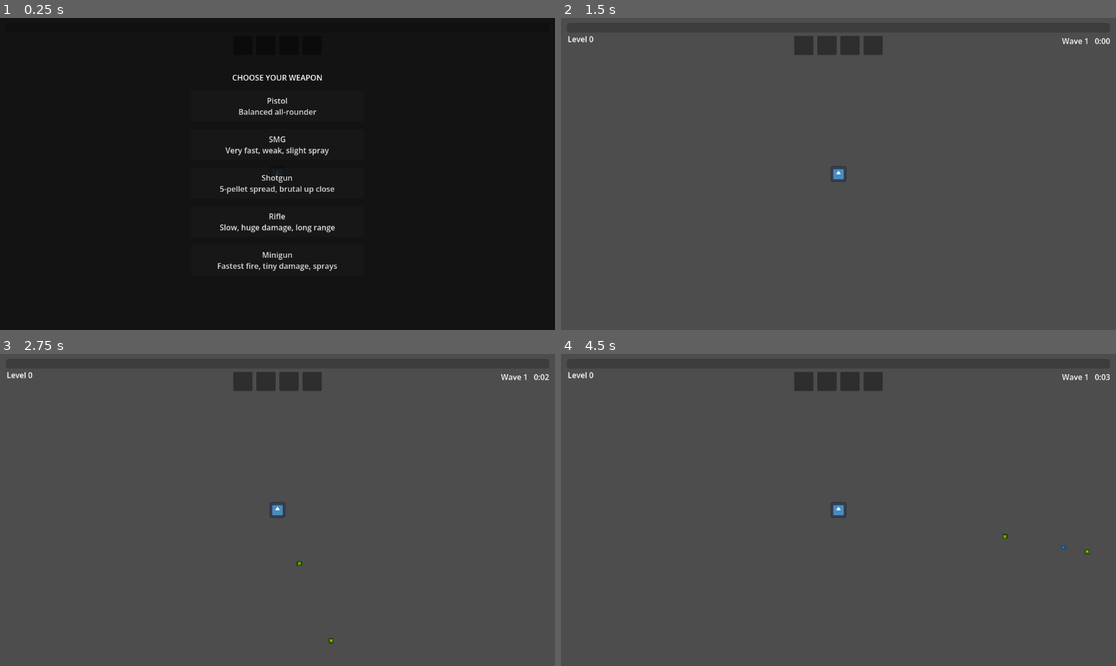
Above: before the commit, frames 1-4 (two rows, left to right).
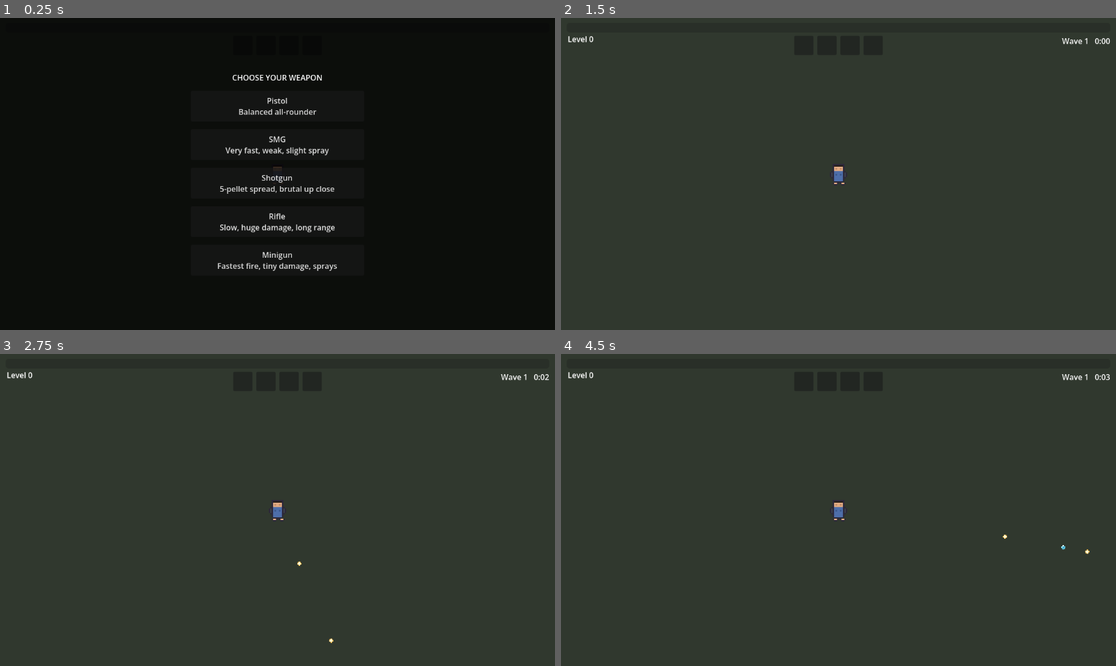
Above: after the commit, the same moments.

Repository: Garry-Systems/the-dead-shift
Game: Godot game, scene res://scenes/Main.tscn
The game is run twice, just before and just after one commit, with the same random seed, the same clock (stepped at 60 frames per second) and the same inputs. The engine's default icon, where the game draws it, is replaced by a stand-in: a white triangle on a blue panel in a dark square.
Inputs (mouse positions are in pixels of both pictures, inside the frame that each line leads up to):
- Up to frame 1 (0.25 s): no input
- Up to frame 2 (1.5 s): click "Pistol Balanced all-rounder" at 0.5 s; tap Enter at 1.25 s; move the mouse to (960, 158) at 1.27 s; hold D from 1.28 s (still down); click (960, 158) at 1.42 s
- Up to frame 3 (2.75 s): release D at 2 s; tap Space at 2 s; drag from (166, 525) to (249, 572) at 2.02 s
- Up to frame 4 (4.5 s): tap Enter at 2.75 s; move the mouse to (894, 441) at 2.77 s; hold D 2.78-3.5 s; drag from (810, 572) to (672, 463) at 3.52 s; move the mouse to (1005, 556) at 4.27 s; hold A from 4.28 s (still down)

The runs differ from the first frame. In frame 1, less than 0.1% of the frame differs, in the area x 49-51%, y 47-49%; in frame 2, 96%, in the area x 0-100%, y 0-100%; in frame 3, 96%; in frame 4, 96%.

Commit message:
Art pass: sprites, ground, hurt-flash shader, scene visuals

Diff:
--- a/project.godot
+++ b/project.godot
@@ -29,5 +29,6 @@
 
 [rendering]
 
+textures/canvas_textures/default_texture_filter=0
 rendering_device/driver.windows="d3d12"
 renderer/rendering_method="mobile"
--- a/scenes/Boss.tscn
+++ b/scenes/Boss.tscn
@@ -1,7 +1,7 @@
 [gd_scene load_steps=6 format=3]
 
 [ext_resource type="Script" path="res://scripts/Boss.gd" id="1_boss"]
-[ext_resource type="Texture2D" uid="uid://clb35uimfi113" path="res://icon.svg" id="2_tex"]
+[ext_resource type="Texture2D" path="res://art/enemy.png" id="2_tex"]
 [ext_resource type="PackedScene" path="res://scenes/XpGem.tscn" id="3_gem"]
 [ext_resource type="PackedScene" path="res://scenes/SlamWave.tscn" id="4_slam"]
 [ext_resource type="PackedScene" path="res://scenes/RelicPickup.tscn" id="5_relic"]
@@ -16,8 +16,8 @@
 relic_pickup_scene = ExtResource("5_relic")
 
 [node name="Sprite2D" type="Sprite2D" parent="."]
-modulate = Color(1, 0.25, 0.25, 1)
-scale = Vector2(0.5, 0.5)
+modulate = Color(1, 0.4, 0.4, 1)
+scale = Vector2(5, 5)
 texture = ExtResource("2_tex")
 
 [node name="CollisionShape2D" type="CollisionShape2D" parent="."]
--- a/scenes/Bullet.tscn
+++ b/scenes/Bullet.tscn
@@ -1,7 +1,7 @@
 [gd_scene load_steps=4 format=3]
 
 [ext_resource type="Script" uid="uid://hgq3uvuj3q2r" path="res://scripts/Bullet.gd" id="1_script"]
-[ext_resource type="Texture2D" uid="uid://clb35uimfi113" path="res://icon.svg" id="2_tex"]
+[ext_resource type="Texture2D" path="res://art/bullet.png" id="2_tex"]
 
 [sub_resource type="CircleShape2D" id="CircleShape2D_bul"]
 radius = 6.0
@@ -10,8 +10,7 @@
 script = ExtResource("1_script")
 
 [node name="Sprite2D" type="Sprite2D" parent="."]
-modulate = Color(1, 1, 0, 1)
-scale = Vector2(0.08, 0.08)
+scale = Vector2(1.5, 1.5)
 texture = ExtResource("2_tex")
 
 [node name="CollisionShape2D" type="CollisionShape2D" parent="."]
--- a/scenes/Enemy.tscn
+++ b/scenes/Enemy.tscn
@@ -1,7 +1,7 @@
 [gd_scene load_steps=5 format=3]
 
 [ext_resource type="Script" uid="uid://pqm1ch7wugtm" path="res://scripts/Enemy.gd" id="1_zomb"]
-[ext_resource type="Texture2D" uid="uid://clb35uimfi113" path="res://icon.svg" id="2_tex"]
+[ext_resource type="Texture2D" path="res://art/enemy.png" id="2_tex"]
 [ext_resource type="PackedScene" path="res://scenes/XpGem.tscn" id="3_gem"]
 
 [sub_resource type="CircleShape2D" id="CircleShape2D_zomb"]
@@ -12,8 +12,7 @@
 xp_gem_scene = ExtResource("3_gem")
 
 [node name="Sprite2D" type="Sprite2D" parent="."]
-modulate = Color(0.4, 1, 0.4, 1)
-scale = Vector2(0.2, 0.2)
+scale = Vector2(2, 2)
 texture = ExtResource("2_tex")
 
 [node name="CollisionShape2D" type="CollisionShape2D" parent="."]
--- a/scenes/Main.tscn
+++ b/scenes/Main.tscn
@@ -1,6 +1,7 @@
-[gd_scene load_steps=10 format=3]
+[gd_scene load_steps=11 format=3]
 
 [ext_resource type="PackedScene" path="res://scenes/Player.tscn" id="1_player"]
+[ext_resource type="Texture2D" path="res://art/ground.png" id="10_ground"]
 [ext_resource type="Script" uid="uid://dchqcispiwxbx" path="res://scripts/Spawner.gd" id="2_spawn"]
 [ext_resource type="PackedScene" path="res://scenes/Enemy.tscn" id="3_zomb"]
 [ext_resource type="Script" path="res://scripts/Hud.gd" id="4_hud"]
@@ -11,6 +12,19 @@
 [ext_resource type="Script" path="res://scripts/RelicMenu.gd" id="9_relicmenu"]
 
 [node name="Main" type="Node2D"]
+
+[node name="Ground" type="Parallax2D" parent="."]
+z_index = -100
+repeat_size = Vector2(12288, 12288)
+
+[node name="Sprite2D" type="Sprite2D" parent="Ground"]
+texture_repeat = 1
+texture = ExtResource("10_ground")
+centered = false
+scale = Vector2(3, 3)
+offset = Vector2(-2048, -2048)
+region_enabled = true
+region_rect = Rect2(0, 0, 4096, 4096)
 
 [node name="Player" parent="." instance=ExtResource("1_player")]
 
--- a/scenes/Player.tscn
+++ b/scenes/Player.tscn
@@ -1,7 +1,7 @@
 [gd_scene load_steps=6 format=3]
 
 [ext_resource type="Script" uid="uid://tsgkxd5n13jq" path="res://scripts/Player.gd" id="1_player"]
-[ext_resource type="Texture2D" uid="uid://clb35uimfi113" path="res://icon.svg" id="2_tex"]
+[ext_resource type="Texture2D" path="res://art/player.png" id="2_tex"]
 [ext_resource type="Script" uid="uid://dbwn6sgo7yndd" path="res://scripts/Gun.gd" id="3_gun"]
 [ext_resource type="PackedScene" path="res://scenes/Bullet.tscn" id="4_bullet"]
 
@@ -12,7 +12,7 @@
 script = ExtResource("1_player")
 
 [node name="Sprite2D" type="Sprite2D" parent="."]
-scale = Vector2(0.25, 0.25)
+scale = Vector2(3, 3)
 texture = ExtResource("2_tex")
 
 [node name="Camera2D" type="Camera2D" parent="."]
--- a/scenes/RelicPickup.tscn
+++ b/scenes/RelicPickup.tscn
@@ -1,7 +1,7 @@
 [gd_scene load_steps=4 format=3]
 
 [ext_resource type="Script" path="res://scripts/RelicPickup.gd" id="1_pick"]
-[ext_resource type="Texture2D" uid="uid://clb35uimfi113" path="res://icon.svg" id="2_tex"]
+[ext_resource type="Texture2D" path="res://art/relic.png" id="2_tex"]
 
 [sub_resource type="CircleShape2D" id="CircleShape2D_pick"]
 radius = 24.0
@@ -10,8 +10,7 @@
 script = ExtResource("1_pick")
 
 [node name="Sprite2D" type="Sprite2D" parent="."]
-modulate = Color(1, 0.9, 0.2, 1)
-scale = Vector2(0.12, 0.12)
+scale = Vector2(2.5, 2.5)
 texture = ExtResource("2_tex")
 
 [node name="CollisionShape2D" type="CollisionShape2D" parent="."]
--- a/scenes/XpGem.tscn
+++ b/scenes/XpGem.tscn
@@ -1,12 +1,11 @@
 [gd_scene load_steps=3 format=3]
 
 [ext_resource type="Script" path="res://scripts/XpGem.gd" id="1_gem"]
-[ext_resource type="Texture2D" uid="uid://clb35uimfi113" path="res://icon.svg" id="2_tex"]
+[ext_resource type="Texture2D" path="res://art/xp_gem.png" id="2_tex"]
 
 [node name="XpGem" type="Node2D"]
 script = ExtResource("1_gem")
 
 [node name="Sprite2D" type="Sprite2D" parent="."]
-modulate = Color(0.3, 0.8, 1, 1)
-scale = Vector2(0.06, 0.06)
+scale = Vector2(1.5, 1.5)
 texture = ExtResource("2_tex")
--- a/scripts/Boss.gd
+++ b/scripts/Boss.gd
@@ -5,6 +5,8 @@
 ## death it drops a big XP burst, full-heals the player, and drops one relic. It is in
 ## the "enemies" group so bullets/auto-aim hit it, and the "boss" group so the HUD can
 ## show its health bar.
+
+const FLASH_SHADER := preload("res://shaders/flash.gdshader")
 
 @export var xp_gem_scene: PackedScene
 @export var slam_wave_scene: PackedScene
@@ -19,6 +21,7 @@
 var _slam_cd := GameConfig.SLAM_INTERVAL
 var _burn_dps := 0.0
 var _burn_time := 0.0
+var _flash_mat: ShaderMaterial
 
 ## Bakes scaled stats at spawn (called by the Spawner).
 func configure(stats: Dictionary) -> void:
@@ -33,6 +36,29 @@
 	_target = get_tree().get_first_node_in_group("player") as Player
 	if _health == null:
 		_health = Health.new(max_health)
+	_setup_flash()
+
+## Own flash material; base_tint keeps the boss red since the shader replaces modulate.
+func _setup_flash() -> void:
+	var spr := get_node_or_null("Sprite2D") as Sprite2D
+	if spr == null:
+		return
+	_flash_mat = ShaderMaterial.new()
+	_flash_mat.shader = FLASH_SHADER
+	_flash_mat.set_shader_parameter("base_tint", Color(1.0, 0.4, 0.4, 1.0))
+	spr.material = _flash_mat
+
+## Brief white pop on bullet impact (called by Bullet, not by burn ticks).
+func flash_hit() -> void:
+	if _flash_mat == null:
+		return
+	_flash_mat.set_shader_parameter("flash", 1.0)
+	var tw := create_tween()
+	tw.tween_method(_set_flash, 1.0, 0.0, 0.12)
+
+func _set_flash(v: float) -> void:
+	if _flash_mat != null:
+		_flash_mat.set_shader_parameter("flash", v)
 
 ## Fraction of health remaining (0..1) for the HUD bar.
 func health_fraction() -> float:
--- a/scripts/Bullet.gd
+++ b/scripts/Bullet.gd
@@ -32,8 +32,11 @@
 
 	_hit.append(body)
 	body.take_damage(damage)
-	if incendiary and is_instance_valid(body):
-		body.ignite(burn_dps, burn_duration)
+	if is_instance_valid(body):
+		if body.has_method("flash_hit"):
+			body.flash_hit()
+		if incendiary:
+			body.ignite(burn_dps, burn_duration)
 
 	# Ricochet redirects toward a fresh target; pierce keeps flying straight.
 	if ricochet_count > 0:
--- a/scripts/Enemy.gd
+++ b/scripts/Enemy.gd
@@ -3,6 +3,8 @@
 ## and drops an XP gem when it dies. Stats are baked once at spawn via configure()
 ## (the project's "roll once, store forever" pattern) so a wave-8 enemy keeps wave-8
 ## stats even into wave 9.
+
+const FLASH_SHADER := preload("res://shaders/flash.gdshader")
 
 @export var xp_gem_scene: PackedScene
 
@@ -15,6 +17,7 @@
 var _target: Player
 var _burn_dps := 0.0
 var _burn_time := 0.0          # seconds of burn remaining (incendiary talent)
+var _flash_mat: ShaderMaterial
 
 ## Bakes scaled stats at spawn. Called by the Spawner before/at add_child.
 ## Cast every Variant out of the dict explicitly to dodge the GDScript typing traps.
@@ -29,6 +32,28 @@
 	_target = get_tree().get_first_node_in_group("player") as Player
 	if _health == null:                       # spawned without configure() -> base stats
 		_health = Health.new(max_health)
+	_setup_flash()
+
+## Gives this sprite its own flash material so a hit flashes only this enemy.
+func _setup_flash() -> void:
+	var spr := get_node_or_null("Sprite2D") as Sprite2D
+	if spr == null:
+		return
+	_flash_mat = ShaderMaterial.new()
+	_flash_mat.shader = FLASH_SHADER
+	spr.material = _flash_mat
+
+## Brief white pop on bullet impact (called by Bullet, not by burn ticks).
+func flash_hit() -> void:
+	if _flash_mat == null:
+		return
+	_flash_mat.set_shader_parameter("flash", 1.0)
+	var tw := create_tween()
+	tw.tween_method(_set_flash, 1.0, 0.0, 0.12)
+
+func _set_flash(v: float) -> void:
+	if _flash_mat != null:
+		_flash_mat.set_shader_parameter("flash", v)
 
 ## Applies (or refreshes) an incendiary burn — damage over time, set by a bullet.
 func ignite(dps: float, duration: float) -> void:
--- a/scripts/Gun.gd
+++ b/scripts/Gun.gd
@@ -22,7 +22,19 @@
 
 var weapon_id := "pistol"         # which Weapons def is equipped (drives the talent pool)
 
+const MUZZLE_TIME := 0.05         # seconds the muzzle flash stays visible per shot
+
 var _cooldown := 0.0
+var _muzzle: Sprite2D
+var _muzzle_time := 0.0
+
+func _ready() -> void:
+	_muzzle = Sprite2D.new()
+	_muzzle.texture = preload("res://art/muzzle.png")
+	_muzzle.scale = Vector2(1.5, 1.5)
+	_muzzle.z_index = 1            # above the player sprite
+	_muzzle.visible = false
+	add_child(_muzzle)
 
 ## Loads a weapon definition from Weapons.all() as this gun's base stats.
 func configure(def: Dictionary) -> void:
@@ -35,6 +47,8 @@
 	spread = float(def["spread"])
 
 func _process(delta: float) -> void:
+	_fade_muzzle(delta)
+
 	_cooldown -= delta
 	if _cooldown > 0.0 or bullet_scene == null:
 		return
@@ -62,6 +76,7 @@
 
 func _fire(dir: Vector2) -> void:
 	var base_angle := dir.angle()
+	_show_muzzle(base_angle)
 	if projectile_count <= 1:
 		var jitter: float = randf_range(-spread, spread) if spread > 0.0 else 0.0
 		_spawn_bullet(Vector2.from_angle(base_angle + jitter))
@@ -71,6 +86,27 @@
 		var t := float(i) / float(projectile_count - 1)
 		var offset := lerpf(-spread * 0.5, spread * 0.5, t)
 		_spawn_bullet(Vector2.from_angle(base_angle + offset))
+
+## Pops the muzzle flash at the gun's muzzle, oriented along the shot.
+func _show_muzzle(angle: float) -> void:
+	if _muzzle == null:
+		return
+	_muzzle.position = Vector2.from_angle(angle) * 22.0
+	_muzzle.rotation = angle
+	_muzzle.modulate = Color(1, 1, 1, 1)
+	_muzzle.visible = true
+	_muzzle_time = MUZZLE_TIME
+
+## Fades the muzzle flash out over MUZZLE_TIME; runs every frame regardless of fire state.
+func _fade_muzzle(delta: float) -> void:
+	if _muzzle == null or _muzzle_time <= 0.0:
+		return
+	_muzzle_time -= delta
+	var c := _muzzle.modulate
+	c.a = clampf(_muzzle_time / MUZZLE_TIME, 0.0, 1.0)
+	_muzzle.modulate = c
+	if _muzzle_time <= 0.0:
+		_muzzle.visible = false
 
 func _spawn_bullet(dir: Vector2) -> void:
 	var bullet = bullet_scene.instantiate()
--- a/scripts/Player.gd
+++ b/scripts/Player.gd
@@ -2,6 +2,9 @@
 extends CharacterBody2D
 ## The player avatar: movement (keyboard for desktop testing + joystick for mobile),
 ## health, contact damage, and a double-tap dash.
+
+const FLASH_SHADER := preload("res://shaders/flash.gdshader")
+const HURT_FLASH_COOLDOWN := 0.18   # min gap between red pulses (contact damage is per-frame)
 
 var _health := Health.new(GameConfig.PLAYER_MAX_HEALTH)
 var _dash := DashState.new(GameConfig.DASH_DURATION, GameConfig.DASH_COOLDOWN)
@@ -26,14 +29,29 @@
 var level := 0
 var pickup_radius := GameConfig.PICKUP_RADIUS
 var _xp_to_next := 0
+var _flash_mat: ShaderMaterial
+var _flash_cd := 0.0
 
 func _ready() -> void:
 	add_to_group("player")
 	_xp_to_next = XpCurve.xp_for_level(0)
 	gun = get_node_or_null("Gun") as Gun
+	_setup_flash()
+
+## Per-instance flash material set to flash RED — the "I'm taking damage" indicator.
+func _setup_flash() -> void:
+	var spr := get_node_or_null("Sprite2D") as Sprite2D
+	if spr == null:
+		return
+	_flash_mat = ShaderMaterial.new()
+	_flash_mat.shader = FLASH_SHADER
+	_flash_mat.set_shader_parameter("flash_color", Color(1.0, 0.2, 0.2, 1.0))
+	spr.material = _flash_mat
 
 func _physics_process(delta: float) -> void:
 	_dash.tick(delta)
+	if _flash_cd > 0.0:
+		_flash_cd -= delta
 
 	var dir := joystick_direction
 	if dir == Vector2.ZERO:
@@ -81,8 +99,23 @@
 ## Called by enemies while they touch the player.
 func take_damage(amount: float) -> void:
 	_health.take_damage(amount)
+	_hurt_flash()
 	if _health.is_dead():
 		_die()
+
+## Throttled red pulse — contact damage calls this every frame, so we rate-limit
+## it to a periodic "ouch" rather than a solid red wash.
+func _hurt_flash() -> void:
+	if _flash_mat == null or _flash_cd > 0.0:
+		return
+	_flash_cd = HURT_FLASH_COOLDOWN
+	_flash_mat.set_shader_parameter("flash", 1.0)
+	var tw := create_tween()
+	tw.tween_method(_set_flash, 1.0, 0.0, 0.15)
+
+func _set_flash(v: float) -> void:
+	if _flash_mat != null:
+		_flash_mat.set_shader_parameter("flash", v)
 
 func _die() -> void:
 	print("PLAYER DIED — Game Over")
--- /dev/null
+++ b/shaders/flash.gdshader
@@ -0,0 +1,15 @@
+shader_type canvas_item;
+// Hit-flash for sprites. `flash` (0..1) mixes the sprite toward white on impact.
+// `base_tint` replaces the node's modulate (so we never depend on the MODULATE
+// built-in) — white for normal enemies, red for the boss.
+
+uniform float flash : hint_range(0.0, 1.0) = 0.0;
+uniform vec4 base_tint : source_color = vec4(1.0, 1.0, 1.0, 1.0);
+uniform vec4 flash_color : source_color = vec4(1.0, 1.0, 1.0, 1.0); // white default; player uses red
+
+void fragment() {
+	vec4 tex = texture(TEXTURE, UV);
+	vec3 rgb = tex.rgb * base_tint.rgb;
+	rgb = mix(rgb, flash_color.rgb, flash);
+	COLOR = vec4(rgb, tex.a * base_tint.a);
+}
Binary file added: art/bullet.png
Not shown, added: art/bullet.png.import
Binary file added: art/enemy.png
Not shown, added: art/enemy.png.import
Binary file added: art/ground.png
Not shown, added: art/ground.png.import
Binary file added: art/muzzle.png
Not shown, added: art/muzzle.png.import
Binary file added: art/player.png
Not shown, added: art/player.png.import
Binary file added: art/relic.png
Not shown, added: art/relic.png.import
(and 11 more such lines)
